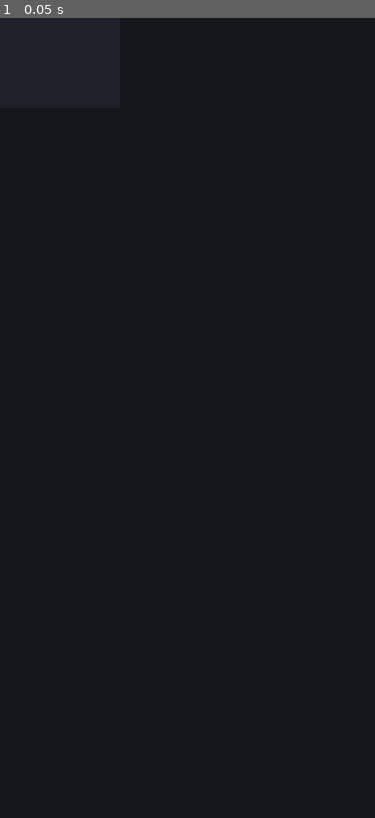
Above: before the commit, frame 1.
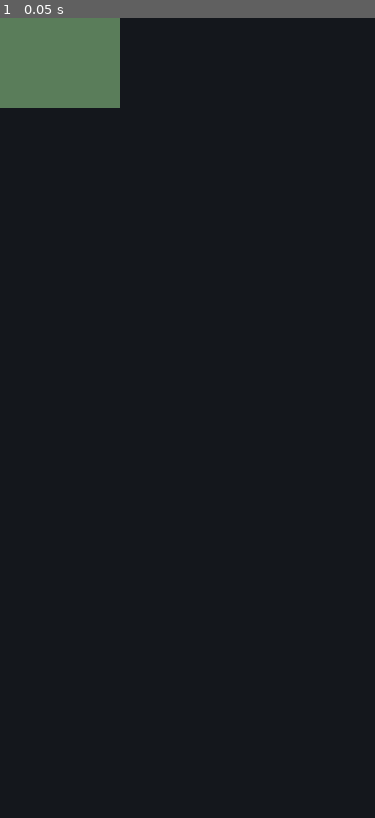
Above: after the commit, the same moment.

Repository: 0xkkun/seoul-challenge
Game: Godot game, scene res://scenes/session/room_base.tscn
The game is run twice, just before and just after one commit, with the same random seed, the same clock (stepped at 60 frames per second) and the same inputs. This scene is started directly instead of the project's main scene.
Inputs:
- Up to frame 1 (0.05 s): no input

The runs differ from the first frame. In frame 1, 3.6% of the frame differs, in the area x 0-32%, y 0-12%.

Commit message:
Centralize room placeholder palette

Diff:
--- a/scenes/session/room_base.tscn
+++ b/scenes/session/room_base.tscn
@@ -1,10 +1,7 @@
-[gd_scene load_steps=4 format=3]
+[gd_scene load_steps=3 format=3]
 
 [ext_resource type="Script" path="res://scripts/systems/room.gd" id="1_room"]
 [ext_resource type="Script" path="res://scripts/systems/room_door.gd" id="2_door"]
-
-[sub_resource type="RectangleShape2D" id="RectangleShape2D_north_door"]
-size = Vector2(32, 28)
 
 [node name="RoomBase" type="Node2D"]
 script = ExtResource("1_room")
@@ -13,28 +10,16 @@
 door_dirs = Array[StringName]([&"N"])
 
 [node name="Floor" type="ColorRect" parent="."]
-offset_left = -128.0
-offset_top = -96.0
-offset_right = 128.0
-offset_bottom = 96.0
-color = Color(0.12, 0.13, 0.16, 1)
 
 [node name="Doors" type="Node2D" parent="."]
 
 [node name="NorthDoor" type="Node2D" parent="Doors"]
-position = Vector2(0, -96)
 script = ExtResource("2_door")
 door_dir = &"N"
 
 [node name="DoorVisual" type="ColorRect" parent="Doors/NorthDoor"]
-offset_left = -18.0
-offset_top = -8.0
-offset_right = 18.0
-offset_bottom = 8.0
-color = Color(1, 1, 1, 1)
 
 [node name="TransitionArea" type="Area2D" parent="Doors/NorthDoor"]
 collision_layer = 0
 
 [node name="CollisionShape2D" type="CollisionShape2D" parent="Doors/NorthDoor/TransitionArea"]
-shape = SubResource("RectangleShape2D_north_door")
--- /dev/null
+++ b/scripts/constants/room_palette.gd
@@ -0,0 +1,48 @@
+extends RefCounted
+
+const ROOM_SIZE := Vector2(256.0, 192.0)
+const ROOM_HALF_SIZE := Vector2(128.0, 96.0)
+const DOOR_SIZE := Vector2(36.0, 16.0)
+const DOOR_TRIGGER_SIZE := Vector2(32.0, 28.0)
+
+const START_ROOM_FLOOR_COLOR := Color(0.352941, 0.490196, 0.352941, 1.0)
+const ACTIVITY_ROOM_FLOOR_COLOR := Color(0.690196, 0.254902, 0.243137, 1.0)
+const EVENT_ROOM_FLOOR_COLOR := Color(0.227451, 0.431373, 0.647059, 1.0)
+const REWARD_ROOM_FLOOR_COLOR := Color(0.784314, 0.631373, 0.227451, 1.0)
+const FINAL_ROOM_FLOOR_COLOR := Color(0.415686, 0.227451, 0.541176, 1.0)
+const DOOR_LOCKED_COLOR := Color(0.266667, 0.266667, 0.266667, 1.0)
+const DOOR_OPEN_COLOR := Color(0.298039, 0.686275, 0.313725, 1.0)
+const STUDENT_MARKER_COLOR := Color(0.164706, 0.631373, 0.596078, 1.0)
+
+const NORTH_DOOR_POSITION := Vector2(0.0, -96.0)
+const SOUTH_DOOR_POSITION := Vector2(0.0, 96.0)
+const EAST_DOOR_POSITION := Vector2(128.0, 0.0)
+const WEST_DOOR_POSITION := Vector2(-128.0, 0.0)
+
+
+static func get_room_floor_color(room_type: StringName) -> Color:
+	match room_type:
+		&"start":
+			return START_ROOM_FLOOR_COLOR
+		&"combat":
+			return ACTIVITY_ROOM_FLOOR_COLOR
+		&"event":
+			return EVENT_ROOM_FLOOR_COLOR
+		&"treasure":
+			return REWARD_ROOM_FLOOR_COLOR
+		&"final":
+			return FINAL_ROOM_FLOOR_COLOR
+	return START_ROOM_FLOOR_COLOR
+
+
+static func get_door_position(door_dir: StringName) -> Vector2:
+	match door_dir:
+		&"N":
+			return NORTH_DOOR_POSITION
+		&"S":
+			return SOUTH_DOOR_POSITION
+		&"E":
+			return EAST_DOOR_POSITION
+		&"W":
+			return WEST_DOOR_POSITION
+	return Vector2.ZERO
--- a/scripts/systems/room.gd
+++ b/scripts/systems/room.gd
@@ -1,5 +1,7 @@
 class_name Room
 extends Node2D
+
+const RoomPalette = preload("res://scripts/constants/room_palette.gd")
 
 signal cleared(room_id: StringName)
 signal transition_requested(room_id: StringName, door_dir: StringName)
@@ -7,17 +9,21 @@
 @export var room_id: StringName = &"room"
 @export var room_type: StringName = &"start"
 @export var door_dirs: Array[StringName] = []
+@export var floor_path: NodePath
 
 var _entered := false
 var _cleared := false
 var _doors: Array[RoomDoor] = []
+var _floor: ColorRect
 
 
 func _ready() -> void:
+	_floor = _resolve_floor()
 	_cache_doors()
 	if door_dirs.is_empty():
 		for door: RoomDoor in _doors:
 			door_dirs.append(door.door_dir)
+	_apply_room_visuals()
 	_apply_door_state()
 
 
@@ -89,6 +95,20 @@
 			door.lock()
 
 
+func _apply_room_visuals() -> void:
+	if _floor == null:
+		return
+	_floor.size = RoomPalette.ROOM_SIZE
+	_floor.position = -RoomPalette.ROOM_HALF_SIZE
+	_floor.color = RoomPalette.get_room_floor_color(room_type)
+
+
+func _resolve_floor() -> ColorRect:
+	if not floor_path.is_empty():
+		return get_node_or_null(floor_path) as ColorRect
+	return find_child("Floor", true, false) as ColorRect
+
+
 func _build_payload() -> Dictionary:
 	return {
 		"room_id": room_id,
--- a/scripts/systems/room_door.gd
+++ b/scripts/systems/room_door.gd
@@ -1,5 +1,7 @@
 class_name RoomDoor
 extends Node2D
+
+const RoomPalette = preload("res://scripts/constants/room_palette.gd")
 
 signal state_changed(door_dir: StringName, state: int)
 signal transition_requested(door_dir: StringName)
@@ -12,18 +14,25 @@
 @export var door_dir: StringName = &"N"
 @export var trigger_area_path: NodePath
 @export var visual_path: NodePath
+@export var collision_shape_path: NodePath
 
 var state := DoorState.LOCKED
 
 var _trigger_area: Area2D
 var _visual: CanvasItem
+var _collision_shape: CollisionShape2D
 
 
 func _ready() -> void:
 	_trigger_area = _resolve_trigger_area()
 	_visual = _resolve_visual()
+	_collision_shape = _resolve_collision_shape()
+	if position == Vector2.ZERO:
+		position = RoomPalette.get_door_position(door_dir)
 	if _trigger_area != null and not _trigger_area.body_entered.is_connected(_on_body_entered):
 		_trigger_area.body_entered.connect(_on_body_entered)
+	_apply_visual_layout()
+	_apply_collision_shape()
 	_apply_state()
 
 
@@ -64,7 +73,28 @@
 		_trigger_area.monitoring = is_open()
 		_trigger_area.monitorable = is_open()
 	if _visual != null:
-		_visual.modulate = Color(0.35, 0.95, 0.56, 1.0) if is_open() else Color(0.42, 0.45, 0.50, 1.0)
+		if _visual is ColorRect:
+			(_visual as ColorRect).color = RoomPalette.DOOR_OPEN_COLOR if is_open() else RoomPalette.DOOR_LOCKED_COLOR
+		else:
+			_visual.modulate = RoomPalette.DOOR_OPEN_COLOR if is_open() else RoomPalette.DOOR_LOCKED_COLOR
+
+
+func _apply_visual_layout() -> void:
+	if not (_visual is ColorRect):
+		return
+	var visual_rect := _visual as ColorRect
+	visual_rect.size = RoomPalette.DOOR_SIZE
+	visual_rect.position = -RoomPalette.DOOR_SIZE * 0.5
+
+
+func _apply_collision_shape() -> void:
+	if _collision_shape == null:
+		return
+	var rectangle := _collision_shape.shape as RectangleShape2D
+	if rectangle == null:
+		rectangle = RectangleShape2D.new()
+		_collision_shape.shape = rectangle
+	rectangle.size = RoomPalette.DOOR_TRIGGER_SIZE
 
 
 func _resolve_trigger_area() -> Area2D:
@@ -79,5 +109,11 @@
 	return find_child("DoorVisual", true, false) as CanvasItem
 
 
+func _resolve_collision_shape() -> CollisionShape2D:
+	if not collision_shape_path.is_empty():
+		return get_node_or_null(collision_shape_path) as CollisionShape2D
+	return find_child("CollisionShape2D", true, false) as CollisionShape2D
+
+
 func _on_body_entered(_body: Node2D) -> void:
 	request_transition()
--- a/tests/integration/test_session_contract.gd
+++ b/tests/integration/test_session_contract.gd
@@ -1,4 +1,6 @@
 extends Node
+
+const RoomPalette = preload("res://scripts/constants/room_palette.gd")
 
 var _runner: Node
 
@@ -90,8 +92,20 @@
 	add_child(room)
 
 	var north_door := room.get_door(&"N")
+	var floor := room.get_node("Floor") as ColorRect
+	var door_visual := north_door.get_node("DoorVisual") as ColorRect
+	var door_shape := north_door.get_node("TransitionArea/CollisionShape2D") as CollisionShape2D
+	var door_rectangle := door_shape.shape as RectangleShape2D
+
 	_runner.assert_not_null(north_door, "base room exposes north door")
+	_runner.assert_not_null(door_rectangle, "base room door configures collision shape")
+	_runner.assert_eq(floor.size, RoomPalette.ROOM_SIZE, "room floor uses palette size")
+	_runner.assert_eq(floor.color, RoomPalette.START_ROOM_FLOOR_COLOR, "room floor uses palette color")
+	_runner.assert_eq(north_door.position, RoomPalette.NORTH_DOOR_POSITION, "door uses palette position")
+	_runner.assert_eq(door_visual.size, RoomPalette.DOOR_SIZE, "door visual uses palette size")
+	_runner.assert_eq(door_rectangle.size, RoomPalette.DOOR_TRIGGER_SIZE, "door trigger uses palette size")
 	_runner.assert_true(north_door.is_locked(), "door starts locked")
+	_runner.assert_eq(door_visual.color, RoomPalette.DOOR_LOCKED_COLOR, "door starts with locked palette color")
 
 	room.enter()
 
@@ -101,6 +115,7 @@
 	_runner.assert_eq(entered_payloads.size(), 1, "room entered event emitted")
 	_runner.assert_eq(cleared_payloads.size(), 1, "room cleared event emitted")
 	_runner.assert_true(north_door.is_open(), "door opens after clear")
+	_runner.assert_eq(door_visual.color, RoomPalette.DOOR_OPEN_COLOR, "open door uses palette color")
 
 	if entered_payloads.size() == 1:
 		_runner.assert_eq(entered_payloads[0]["room_id"], &"room_base", "entered payload has room id")
--- a/tests/unit/test_architecture_invariants.gd
+++ b/tests/unit/test_architecture_invariants.gd
@@ -50,3 +50,17 @@
 			source.contains("%s.emit(payload.duplicate(true))" % event_name),
 			"%s wrapper duplicates payload" % event_name
 		)
+
+
+func test_room_palette_centralizes_placeholder_values() -> void:
+	var source := FileAccess.get_file_as_string("res://scripts/constants/room_palette.gd")
+	var room_source := FileAccess.get_file_as_string("res://scripts/systems/room.gd")
+	var door_source := FileAccess.get_file_as_string("res://scripts/systems/room_door.gd")
+
+	_runner.assert_true(source.contains("const ROOM_SIZE"), "room palette defines room size")
+	_runner.assert_true(source.contains("const DOOR_SIZE"), "room palette defines door size")
+	_runner.assert_true(source.contains("const DOOR_LOCKED_COLOR"), "room palette defines locked door color")
+	_runner.assert_true(source.contains("const DOOR_OPEN_COLOR"), "room palette defines open door color")
+	_runner.assert_true(source.contains("const STUDENT_MARKER_COLOR"), "room palette defines student marker color")
+	_runner.assert_true(room_source.contains("RoomPalette"), "room script reads room palette")
+	_runner.assert_true(door_source.contains("RoomPalette"), "door script reads room palette")
Not shown, added: scripts/constants/room_palette.gd.uid
